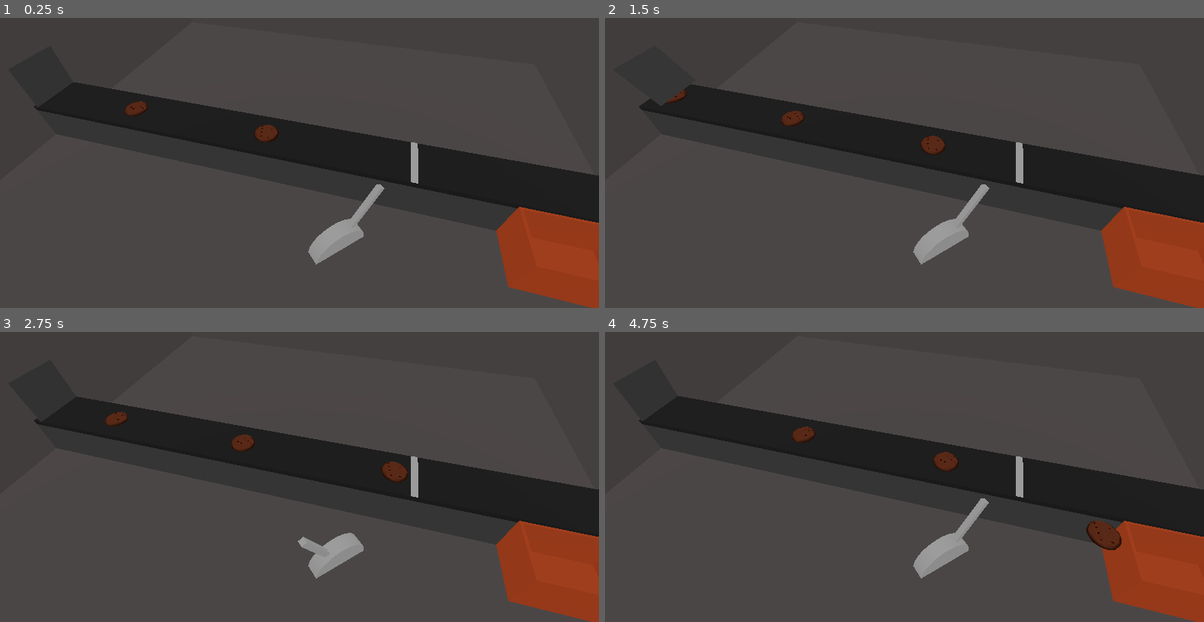
Above: before the commit, frames 1-4 (two rows, left to right).
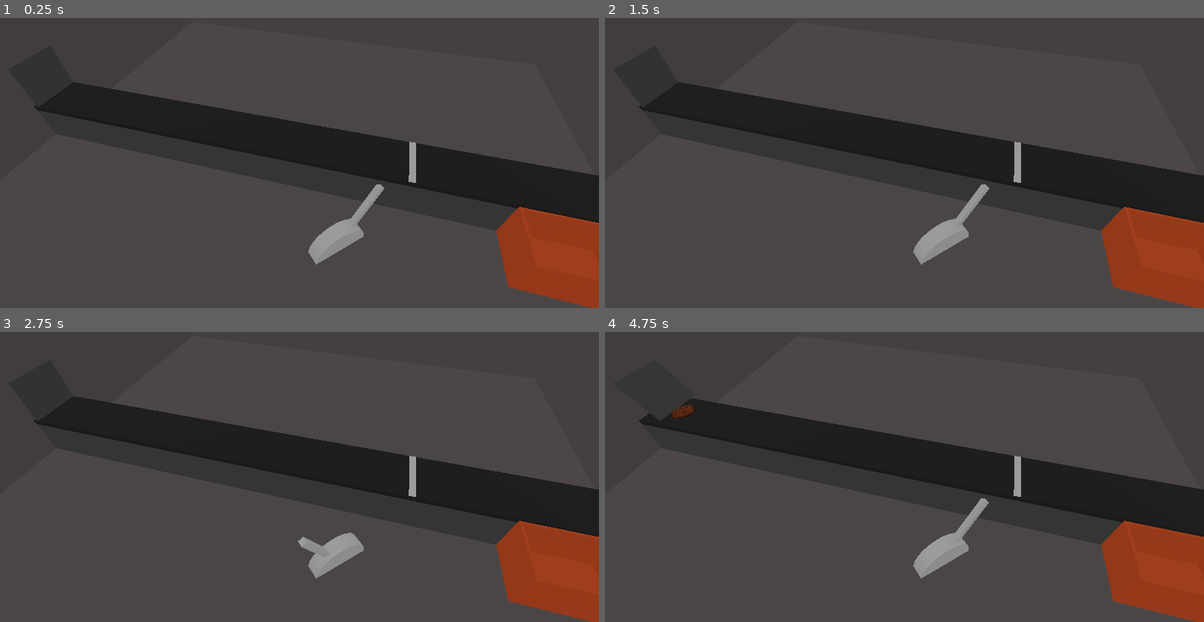
Above: after the commit, the same moments.

Repository: CrankGameDev/deadly-biscuits
Game: Godot game, scene res://core/game.tscn
The game is run twice, just before and just after one commit, with the same random seed, the same clock (stepped at 60 frames per second) and the same inputs.
Inputs (mouse positions are in pixels of both pictures, inside the frame that each line leads up to):
- Up to frame 1 (0.25 s): no input
- Up to frame 2 (1.5 s): tap Enter (ui_accept) at 0.5, 0.77 s; move the mouse to (1036, 122) at 0.52 s; click (1036, 122) at 0.67 s; move the mouse to (784, 157) at 1.27 s; click (784, 157) at 1.42 s
- Up to frame 3 (2.75 s): tap Enter (ui_accept) at 1.52 s; move the mouse to (359, 378) at 2.02 s; click (359, 378) at 2.17 s
- Up to frame 4 (4.75 s): move the mouse to (874, 520) at 2.77 s; click (874, 520) at 2.92 s; tap Enter (ui_accept) at 3.02, 3.77, 4.52 s; move the mouse to (1084, 503) at 3.52 s; click (1084, 503) at 3.67 s; move the mouse to (724, 404) at 4.27 s; click (724, 404) at 4.42 s

The runs differ from the first frame. In frame 1, 0.4% of the frame differs, in the area x 20-70%, y 28-58%; in frame 2, 0.5%; in frame 3, 0.6%; in frame 4, 1.0%, in the area x 11-87%, y 25-76%.

Commit message:
Added biscuit spawning mechanics

Diff:
--- a/biscuit_types/choc_chip_biscuit.gd
+++ b/biscuit_types/choc_chip_biscuit.gd
@@ -2,13 +2,17 @@
 
 const MAX_CHOC_CHIPS: int = 14
 
-@export_range(0, MAX_CHOC_CHIPS) var chocolate_chip_count: int = MAX_CHOC_CHIPS
+@export_range(0, MAX_CHOC_CHIPS) var choc_chip_count: int = MAX_CHOC_CHIPS
 
 @onready var model: Node3D = $Model
 
 
 func _ready() -> void:
+	if spawn_settings.has("choc_chip_count"):
+		choc_chip_count = spawn_settings.get("choc_chip_count")
+	elif spawn_settings.has("choc_chip_min") and spawn_settings.has("choc_chip_max"):
+		choc_chip_count = randi_range(spawn_settings.get("choc_chip_min"), spawn_settings.get("choc_chip_max"))
 	var indices: Array = range(1, MAX_CHOC_CHIPS + 1)
 	indices.shuffle()
-	for i in MAX_CHOC_CHIPS - chocolate_chip_count:
+	for i in MAX_CHOC_CHIPS - choc_chip_count:
 		model.get_node(str("Chip", indices[i])).hide()
--- a/biscuit_types/choc_chip_biscuit.tscn
+++ b/biscuit_types/choc_chip_biscuit.tscn
@@ -673,7 +673,7 @@
 
 [node name="ChocChipBiscuit" instance=ExtResource("1_1xq0o")]
 script = ExtResource("2_km0pl")
-chocolate_chip_count = 14
+choc_chip_count = 14
 
 [node name="Model" type="Node3D" parent="." index="1"]
 transform = Transform3D(0.5, 0, 0, 0, 0.5, 0, 0, 0, 0.5, 0, 0, 0)
--- a/core/base_biscuit.gd
+++ b/core/base_biscuit.gd
@@ -1,7 +1,13 @@
 class_name Biscuit
 extends PathFollow3D
 
-@onready var conveyor_pathing: ConveyorPathing = %ConveyorPathing
+signal destination_reached(accepted: bool)
+
+@onready var conveyor_pathing: ConveyorPathing = get_tree().get_first_node_in_group(&"ConveyorPathing")
+
+## A dictionary of dynamic settings passed in during spawning. [br]
+## These are typically read and applied in the [code]_ready[/code] function.
+var spawn_settings: Dictionary
 
 
 func _process(delta: float) -> void:
@@ -15,7 +21,9 @@
 			conveyor_pathing.base_path:
 				reparent(conveyor_pathing.get_target_path())
 				progress = 0.0
-			conveyor_pathing.accepted_path, conveyor_pathing.denied_path:
-				# TODO: Handle biscuit reaching destination.
-				reparent(conveyor_pathing.base_path)
-				progress = 0.0
+			conveyor_pathing.accepted_path:
+				destination_reached.emit(true)
+				set_process(false)
+			conveyor_pathing.denied_path:
+				destination_reached.emit(false)
+				set_process(false)
--- /dev/null
+++ b/core/biscuit_manager.gd
@@ -0,0 +1,48 @@
+class_name BiscuitManager
+extends Node
+
+@onready var conveyor_pathing: ConveyorPathing = %ConveyorPathing
+
+@export var spawn_waves: Array[SpawnWave]
+
+@export_range(0.0, 10.0, 0.01, "or_greater", "suffix:seconds")
+var biscuit_interval: float = 3.0
+
+var timer: Timer
+
+var _spawn_events_left: Array[SpawnEvent]
+
+
+func _ready() -> void:
+	timer = Timer.new()
+	timer.autostart = true
+	timer.wait_time = biscuit_interval
+	timer.timeout.connect(_on_spawn_interval)
+	add_child(timer, false, Node.INTERNAL_MODE_FRONT)
+	for spawn_wave in spawn_waves:
+		_spawn_events_left.append_array(spawn_wave.get_shuffled_wave_array())
+	_spawn_events_left.reverse()
+
+
+func _on_spawn_interval() -> void:
+	if _spawn_events_left.is_empty():
+		return
+	var event: SpawnEvent = _spawn_events_left.pop_back()
+	var biscuit: Biscuit = event.spawn()
+	spawn_biscuit(biscuit)
+
+
+func spawn_biscuit(biscuit: Biscuit) -> void:
+	if not biscuit.is_inside_tree():
+		conveyor_pathing.base_path.add_child(biscuit, true)
+	elif not biscuit.get_parent() == conveyor_pathing.base_path:
+		biscuit.reparent(conveyor_pathing.base_path)
+	biscuit.progress = 0.0
+	if not biscuit.destination_reached.is_connected(_on_biscuit_destination_reached):
+		biscuit.destination_reached.connect(_on_biscuit_destination_reached.bind(biscuit))
+	biscuit.set_process(true)
+
+
+func _on_biscuit_destination_reached(accepted: bool, biscuit: Biscuit) -> void:
+	print(("%s was accepted!" if accepted else "%s was rejected!") % biscuit.name)
+	biscuit.queue_free()
--- a/core/game.tscn
+++ b/core/game.tscn
@@ -1,8 +1,11 @@
-[gd_scene load_steps=24 format=3 uid="uid://dsf6itp1pf21l"]
-
+[gd_scene load_steps=32 format=3 uid="uid://dsf6itp1pf21l"]
+
+[ext_resource type="Script" uid="uid://8apl5uo3qam7" path="res://core/biscuit_manager.gd" id="1_a04qp"]
 [ext_resource type="Script" uid="uid://nb2kv32vytr8" path="res://core/conveyor_pathing.gd" id="1_feb5d"]
 [ext_resource type="PackedScene" uid="uid://cpylw10v2xhi3" path="res://biscuit_types/choc_chip_biscuit.tscn" id="2_8xnxh"]
 [ext_resource type="Script" uid="uid://7bc4aivpmago" path="res://core/lever.gd" id="3_7jktm"]
+[ext_resource type="Script" uid="uid://c7wi2gp6nyc57" path="res://core/spawning/spawn_wave.gd" id="5_sjcnv"]
+[ext_resource type="Script" uid="uid://60jgksmd2ubi" path="res://core/spawning/spawn_event.gd" id="6_cjuek"]
 
 [sub_resource type="Environment" id="Environment_v1l5v"]
 ambient_light_source = 2
@@ -48,7 +51,7 @@
 
 [sub_resource type="Curve3D" id="Curve3D_pqt5l"]
 _data = {
-"points": PackedVector3Array(0, 0, 0, 0, 0, 0, 2, 0.95, 0, -4.4, 0, 0, 4.4, 0, 0, 7, 0.95, 0),
+"points": PackedVector3Array(0, 0, 0, 0, 0, 0, 2, 0.95, 0, -4.4, 0, 0, 4.4, 0, 0, 5.4, 0.95, 0),
 "tilts": PackedFloat32Array(0, 0)
 }
 point_count = 2
@@ -78,6 +81,47 @@
 [sub_resource type="BoxMesh" id="BoxMesh_x0m8b"]
 size = Vector3(0.1, 1, 0.1)
 
+[sub_resource type="Resource" id="Resource_cjuek"]
+script = ExtResource("6_cjuek")
+biscuit_scene = ExtResource("2_8xnxh")
+spawn_settings = Dictionary[String, Variant]({
+"choc_chip_count": 7
+})
+metadata/_custom_type_script = "uid://60jgksmd2ubi"
+
+[sub_resource type="Resource" id="Resource_sjcnv"]
+script = ExtResource("5_sjcnv")
+spawn_events = Dictionary[ExtResource("6_cjuek"), int]({
+SubResource("Resource_cjuek"): 3
+})
+metadata/_custom_type_script = "uid://c7wi2gp6nyc57"
+
+[sub_resource type="Resource" id="Resource_vhpdd"]
+script = ExtResource("6_cjuek")
+biscuit_scene = ExtResource("2_8xnxh")
+spawn_settings = Dictionary[String, Variant]({
+"choc_chip_max": 5,
+"choc_chip_min": 3
+})
+metadata/_custom_type_script = "uid://60jgksmd2ubi"
+
+[sub_resource type="Resource" id="Resource_4cdhi"]
+script = ExtResource("6_cjuek")
+biscuit_scene = ExtResource("2_8xnxh")
+spawn_settings = Dictionary[String, Variant]({
+"choc_chip_max": 9,
+"choc_chip_min": 6
+})
+metadata/_custom_type_script = "uid://60jgksmd2ubi"
+
+[sub_resource type="Resource" id="Resource_gjr3k"]
+script = ExtResource("5_sjcnv")
+spawn_events = Dictionary[ExtResource("6_cjuek"), int]({
+SubResource("Resource_vhpdd"): 3,
+SubResource("Resource_4cdhi"): 3
+})
+metadata/_custom_type_script = "uid://c7wi2gp6nyc57"
+
 [node name="Game" type="Node3D"]
 
 [node name="WorldEnvironment" type="WorldEnvironment" parent="."]
@@ -110,7 +154,7 @@
 skeleton = NodePath("../..")
 
 [node name="PathMarker" type="MeshInstance3D" parent="ConveyerBody"]
-transform = Transform3D(1, 0, 0, 0, 1, 0, 0, 0, 1, 2.1, 0.46, 0)
+transform = Transform3D(1, 0, 0, 0, 1, 0, 0, 0, 1, 2.06589, 0.46, 0)
 mesh = SubResource("PlaneMesh_yitki")
 
 [node name="RejectionBin" type="CSGCombiner3D" parent="."]
@@ -127,26 +171,12 @@
 operation = 2
 mesh = SubResource("BoxMesh_ahsco")
 
-[node name="ConveyorPathing" type="Node3D" parent="."]
+[node name="ConveyorPathing" type="Node3D" parent="." groups=["ConveyorPathing"]]
 unique_name_in_owner = true
 script = ExtResource("1_feb5d")
 
 [node name="BasePath" type="Path3D" parent="ConveyorPathing"]
 curve = SubResource("Curve3D_v1l5v")
-
-[node name="ChocChipBiscuit1" parent="ConveyorPathing/BasePath" instance=ExtResource("2_8xnxh")]
-transform = Transform3D(-4.37114e-08, 0, -0.999996, 0, 0.999996, 0, 1, 0, -4.37112e-08, -7, 0.85, 0)
-chocolate_chip_count = 6
-
-[node name="ChocChipBiscuit2" parent="ConveyorPathing/BasePath" instance=ExtResource("2_8xnxh")]
-transform = Transform3D(-4.37114e-08, 0, -0.999996, 0, 0.999996, 0, 1, 0, -4.37112e-08, -4, 0.85, 0)
-progress = 3.0
-chocolate_chip_count = 6
-
-[node name="ChocChipBiscuit3" parent="ConveyorPathing/BasePath" instance=ExtResource("2_8xnxh")]
-transform = Transform3D(-4.37114e-08, 0, -0.999996, 0, 0.999996, 0, 1, 0, -4.37112e-08, -1, 0.85, 0)
-progress = 6.0
-chocolate_chip_count = 6
 
 [node name="AcceptedPath" type="Path3D" parent="ConveyorPathing"]
 transform = Transform3D(1, 0, 0, 0, 1, 0, 0, 0, 1, 0, -0.1, 0)
@@ -201,5 +231,9 @@
 mesh = SubResource("BoxMesh_x0m8b")
 skeleton = NodePath("../..")
 
+[node name="BiscuitManager" type="Node" parent="."]
+script = ExtResource("1_a04qp")
+spawn_waves = Array[ExtResource("5_sjcnv")]([SubResource("Resource_sjcnv"), SubResource("Resource_gjr3k")])
+
 [connection signal="changed" from="ConveyorPathing" to="Lever" method="_on_conveyor_pathing_changed"]
 [connection signal="input_event" from="Lever/ClickableArea" to="Lever" method="_on_clickable_area_input_event"]
--- /dev/null
+++ b/core/spawning/spawn_event.gd
@@ -0,0 +1,16 @@
+class_name SpawnEvent
+extends Resource
+
+@export var biscuit_scene: PackedScene
+
+@export var spawn_settings: Dictionary[String, Variant]
+
+
+func spawn() -> Biscuit:
+	var biscuit: Biscuit = biscuit_scene.instantiate() as Biscuit
+	biscuit.spawn_settings = spawn_settings
+	return biscuit
+
+
+func _to_string() -> String:
+	return "SpawnEvent(\"%s\":%s)" % [biscuit_scene.resource_path, spawn_settings]
--- /dev/null
+++ b/core/spawning/spawn_wave.gd
@@ -0,0 +1,19 @@
+## Represents of a wave of contiguously spawned biscuits.
+class_name SpawnWave
+extends Resource
+
+@export var spawn_events: Dictionary[SpawnEvent, int]
+
+
+func get_shuffled_wave_array() -> Array[SpawnEvent]:
+	var array: Array[SpawnEvent]
+	for spawn_event in spawn_events:
+		var quantity: int = spawn_events[spawn_event]
+		if quantity < 1:
+			continue
+		var to_append: Array[SpawnEvent]
+		to_append.resize(quantity)
+		to_append.fill(spawn_event)
+		array.append_array(to_append)
+	array.shuffle()
+	return array
--- a/project.godot
+++ b/project.godot
@@ -15,6 +15,10 @@
 config/features=PackedStringArray("4.4", "Forward Plus")
 config/icon="res://assets/icon.svg"
 
+[global_group]
+
+ConveyorPathing=""
+
 [rendering]
 
 renderer/rendering_method="gl_compatibility"
Not shown, added: core/biscuit_manager.gd.uid
Not shown, added: core/spawning/spawn_event.gd.uid
Not shown, added: core/spawning/spawn_wave.gd.uid
